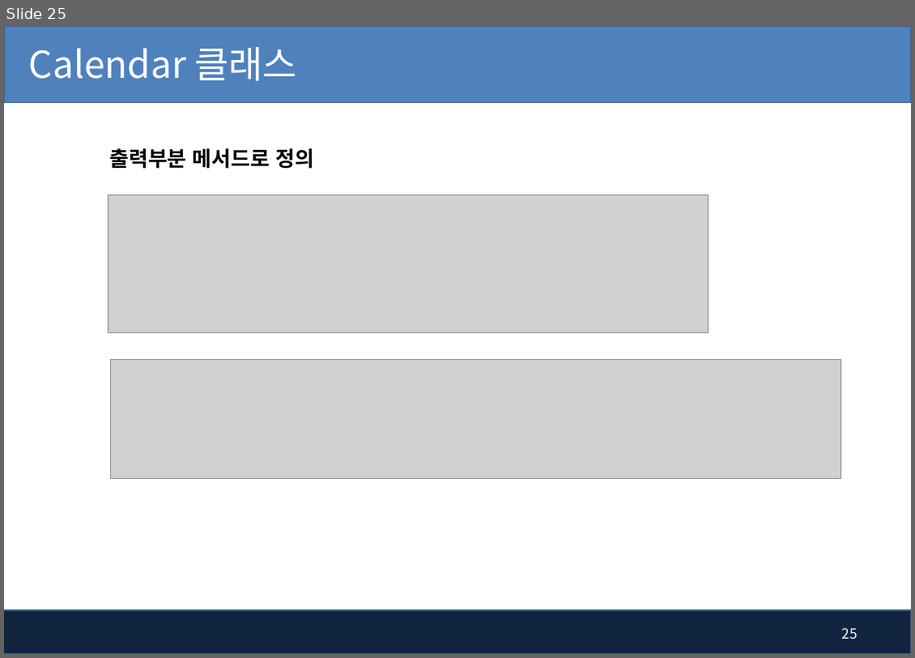
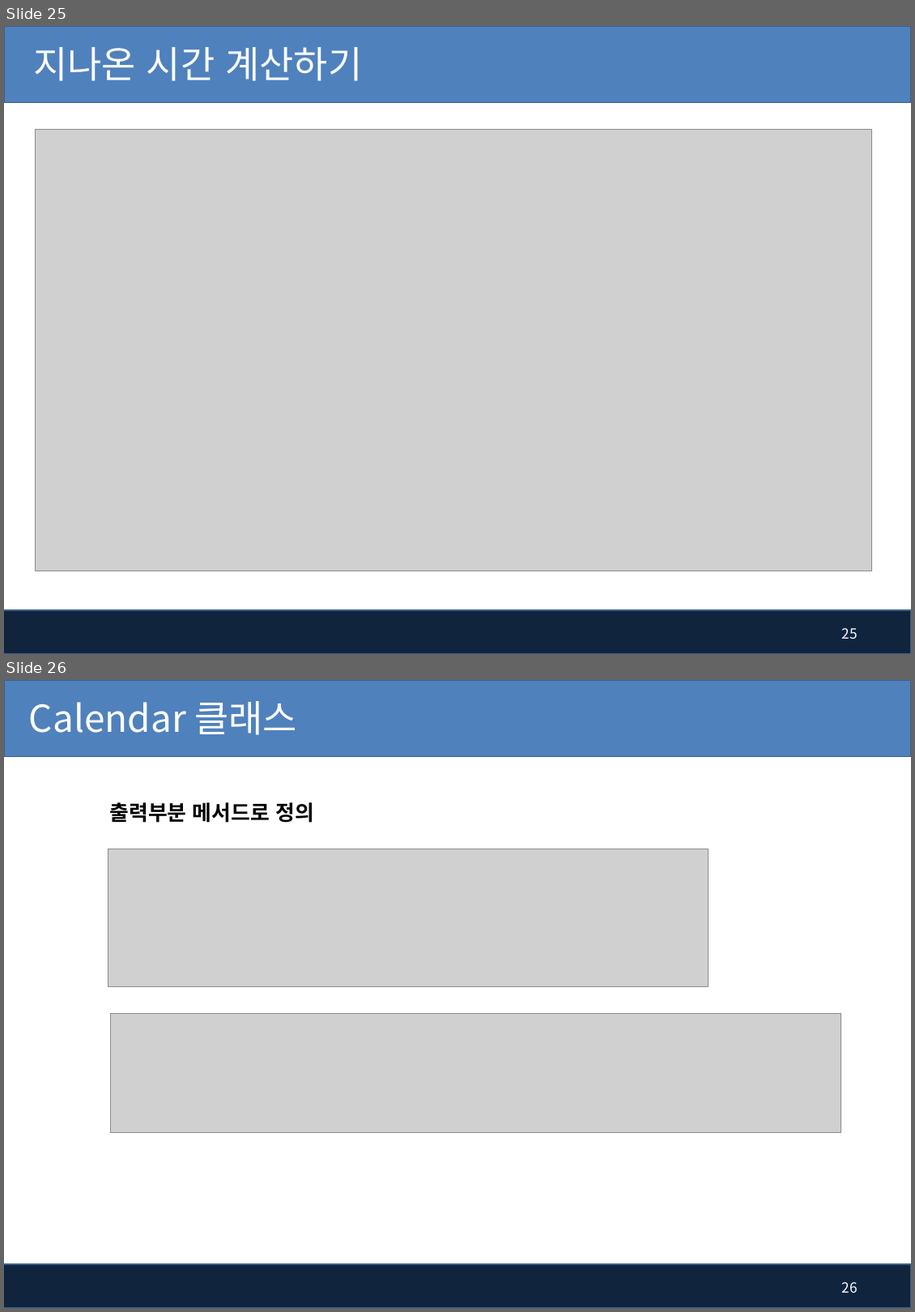
Before and after one commit to pshho/ngreen_project, a slide deck: javaWorks/자료/java_ppt/4장-매서드(함수).pptx. Shown one above the other, each under a label of ours: slide 25 before the commit, slides 25 and 26 after it. The pictures are 915x658 and 915x1312 pixels, drawn with LibreOffice and Linux fonts; fonts in the diff are those of the drawing; grey boxes stand for pictures; background and template pictures are left out. Boxes give left, top, right and bottom in pixels: in the first picture for what was removed or moved away, otherwise in the second. Text is boxed around its words. In the diff, an @@ line names an element or a change of style, - is before the commit and + after.

```diff
--- a/javaWorks/자료/java_ppt/4장-매서드(함수).pptx
+++ b/javaWorks/자료/java_ppt/4장-매서드(함수).pptx
@@ slide 25 added at (4, 26, 911, 654), background #FFFFFF; not listed: 2 template elements that a slide beside it also shows @@
@@ title added at (33, 47, 362, 81), 32 pt, text #FFFFFF @@
+지나온 시간 계산하기
@@ picture added at (36, 129, 872, 571) @@
@@ page number added at (842, 628, 857, 639), 12 pt, text #FFFFFF @@
+25
@@ what was slide 25 is now slide 26 @@
@@ page number at (842, 1282, 857, 1292): text changed @@
-25
+26
```
Also in this commit, not shown: 1 other slide added, 1 slide removed, 46 other files.
